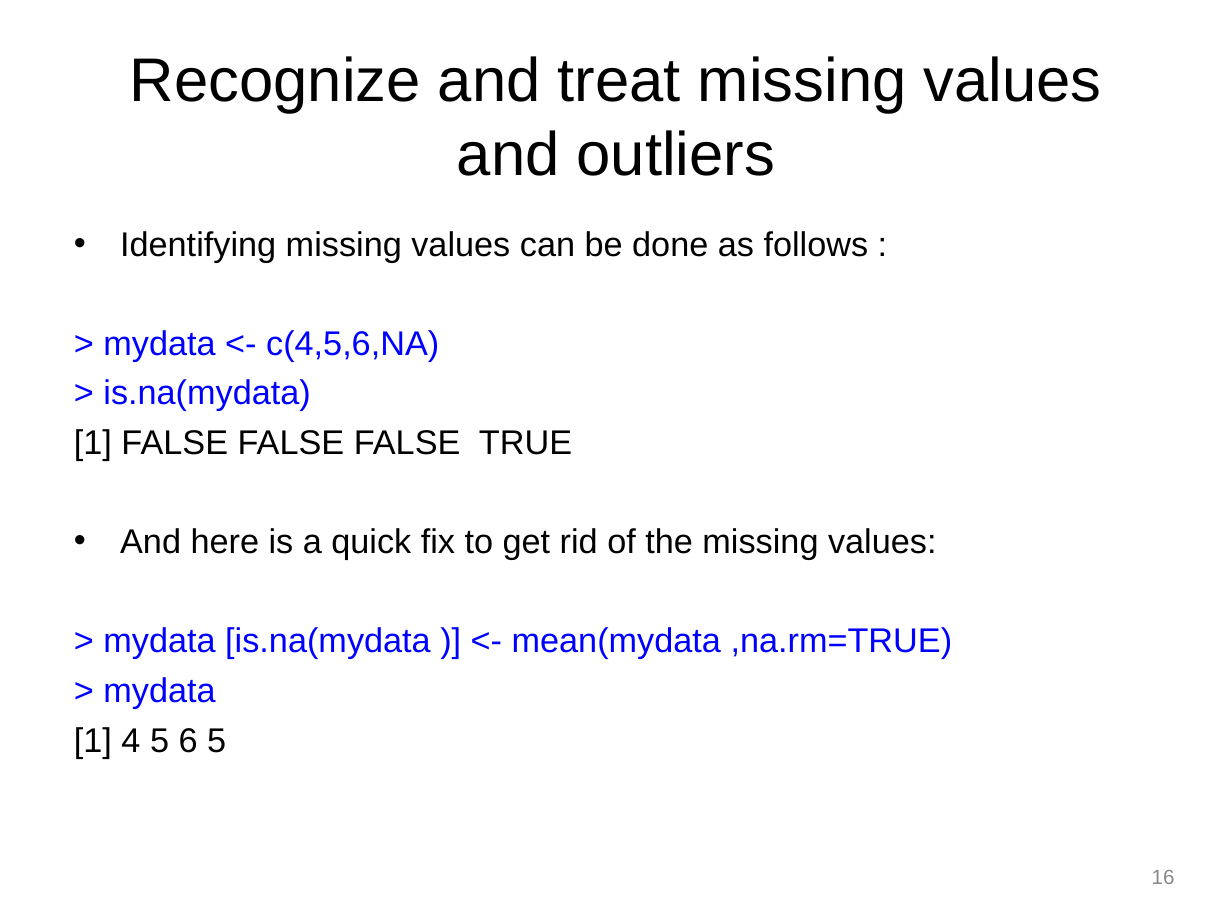
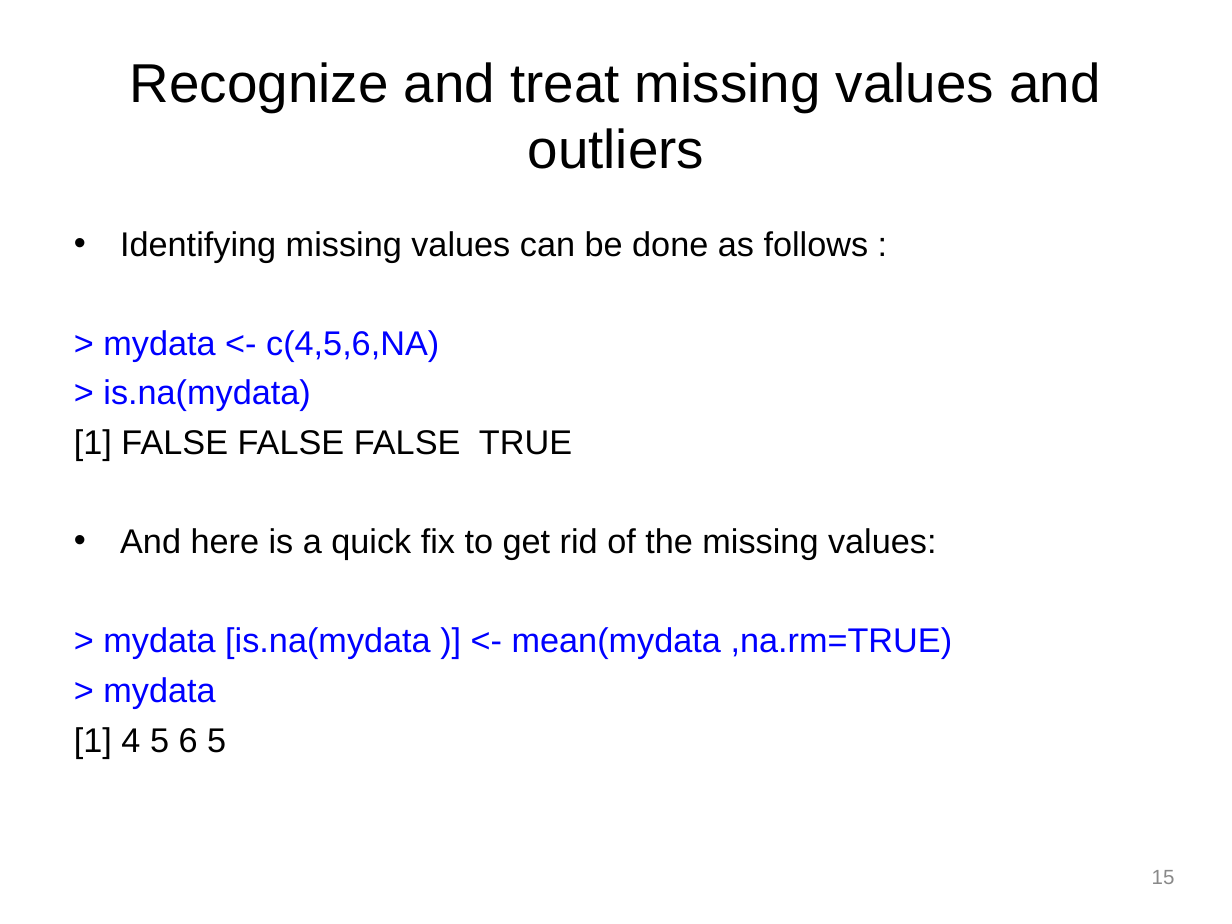
Before and after one commit to perrajuv/Data_Analysis_in_R, a slide deck: slide 15 of R_Tutorial/presentation/R_Tutorial.ppt (slide 16 before the commit). Drawn at 1232x924 pixels with LibreOffice and Linux fonts; fonts in the diff are those of the drawing; background and template pictures are left out. Boxes give left, top, right and bottom in pixels: in the first picture for what was removed or moved away, otherwise in the second. Text is boxed around its words. In the diff, an @@ line names an element or a change of style, - is before the commit and + after.

```diff
--- a/R_Tutorial/presentation/R_Tutorial.ppt
+++ b/R_Tutorial/presentation/R_Tutorial.ppt
@@ title "Recognize and treat missing values ..." at (130,62,1100,169): size 36 to 32 pt @@
@@ page number at (1152,870,1175,884): text changed @@
-16
+15
```
Also in this commit, not shown: 6 other slides changed, 1 slide removed, 1 other file.
